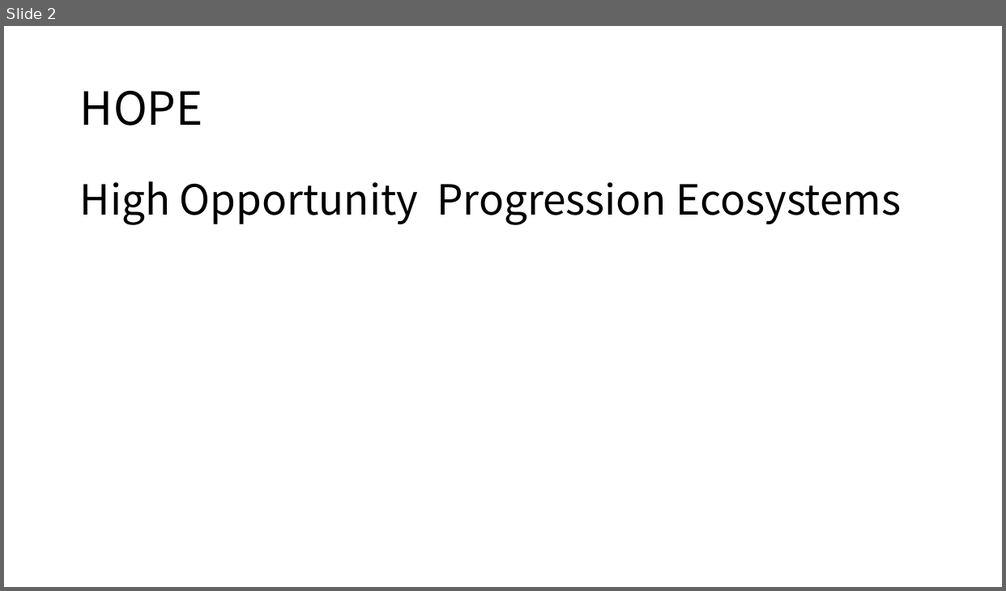
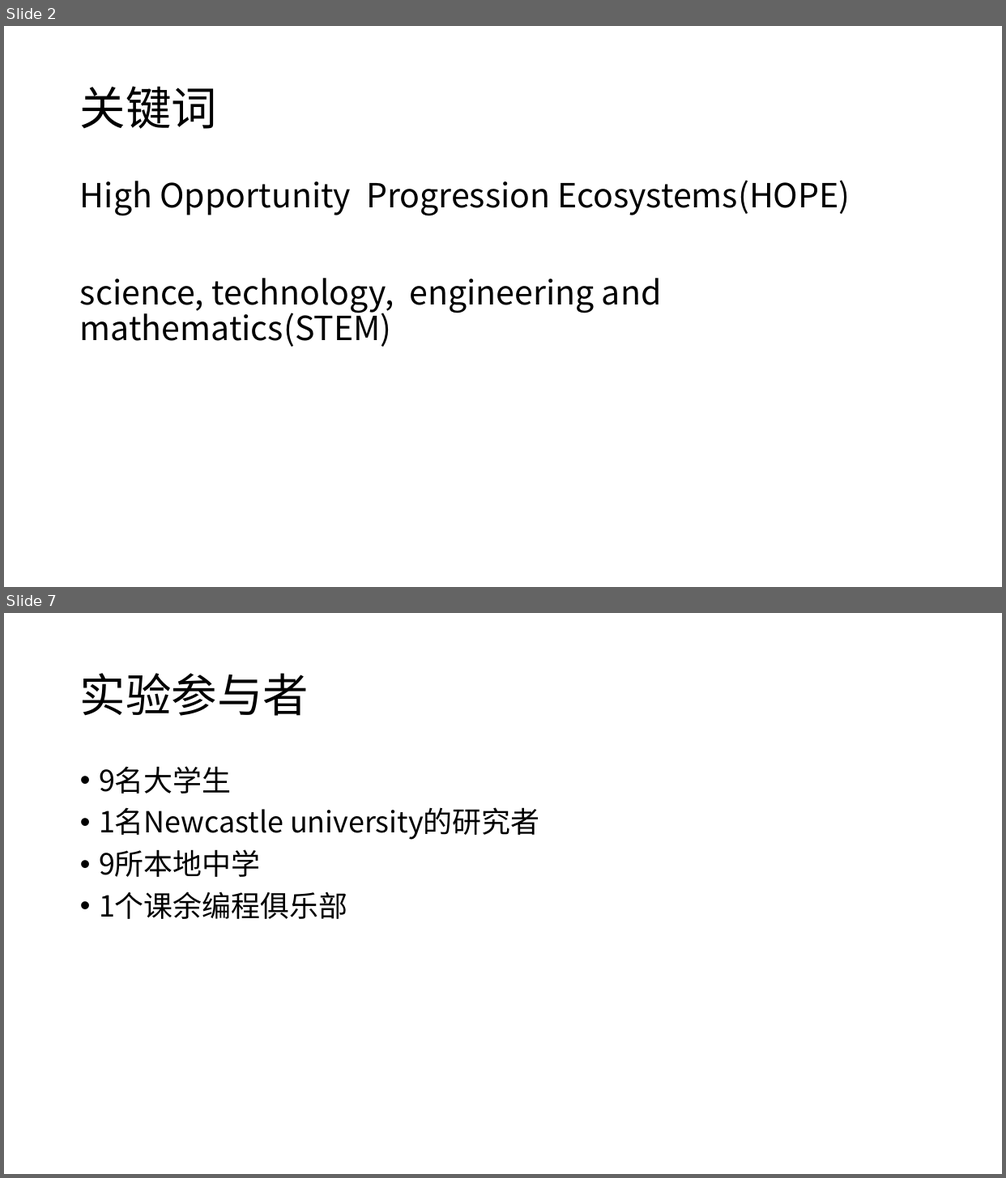
Before and after one commit to twesix/paper-notes, a slide deck: 201905/5-25分享.pptx. Shown one above the other, each under a label of ours: slide 2 before the commit, slides 2 and 7 after it; the slides between them are not shown. The pictures are 1006x591 and 1006x1178 pixels, drawn with LibreOffice and Linux fonts; fonts in the diff are those of the drawing. Boxes give left, top, right and bottom in pixels: in the first picture for what was removed or moved away, otherwise in the second. Text is boxed around its words. In the diff, an @@ line names an element or a change of style, - is before the commit and + after.

```diff
--- a/201905/5-25分享.pptx
+++ b/201905/5-25分享.pptx
@@ slide 7 added at box(4, 613, 1002, 1174), background #FFFFFF @@
@@ title added at box(80, 673, 309, 716), 44 pt, text #000000 @@
+实验参与者
@@ text added at box(99, 766, 539, 919), 28 pt, text #000000 @@
+• 9名大学生
+• 1名Newcastle university的研究者
+• 9所本地中学
+• 1个课余编程俱乐部
@@ slide 2 changed as well @@
@@ title at box(80, 86, 217, 129): text changed @@
-HOPE
+关键词
@@ text at box(80, 180, 850, 347): text changed; size 40 to 32 pt @@
-High Opportunity Progression Ecosystems
+High Opportunity Progression Ecosystems(HOPE)
+science, technology, engineering and mathematics(STEM)
```
Also in this commit, not shown: 1 other slide changed, 9 other slides added, 2 slides removed, 1 other file.
